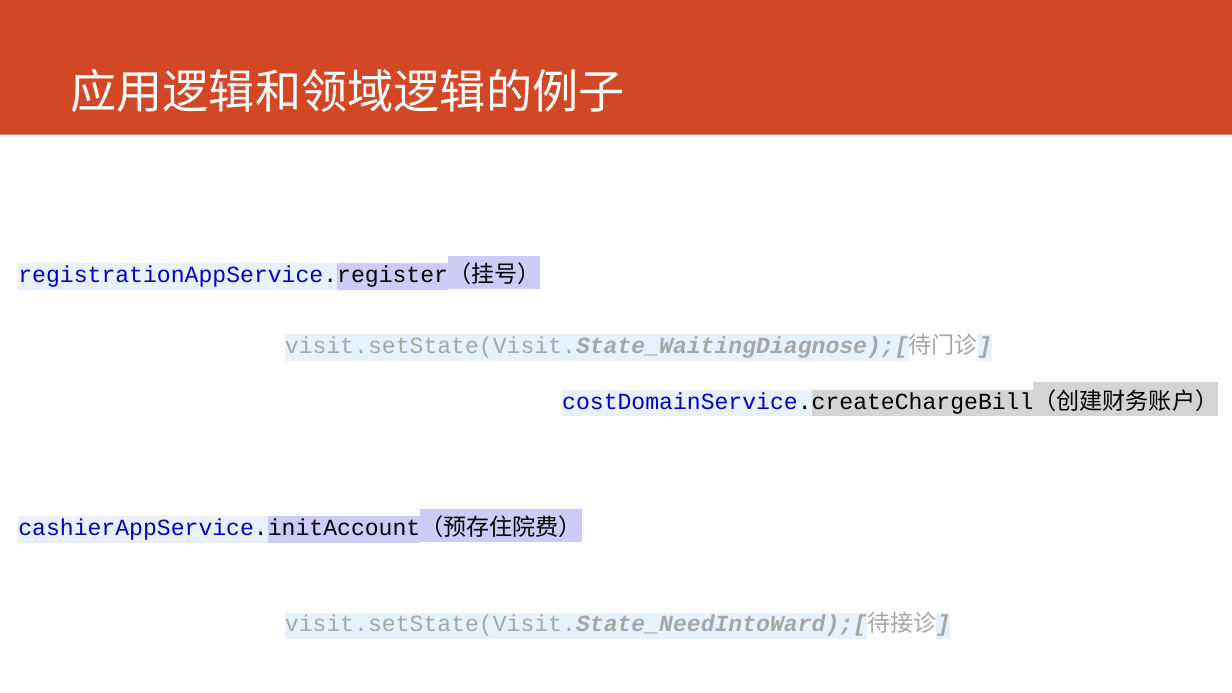
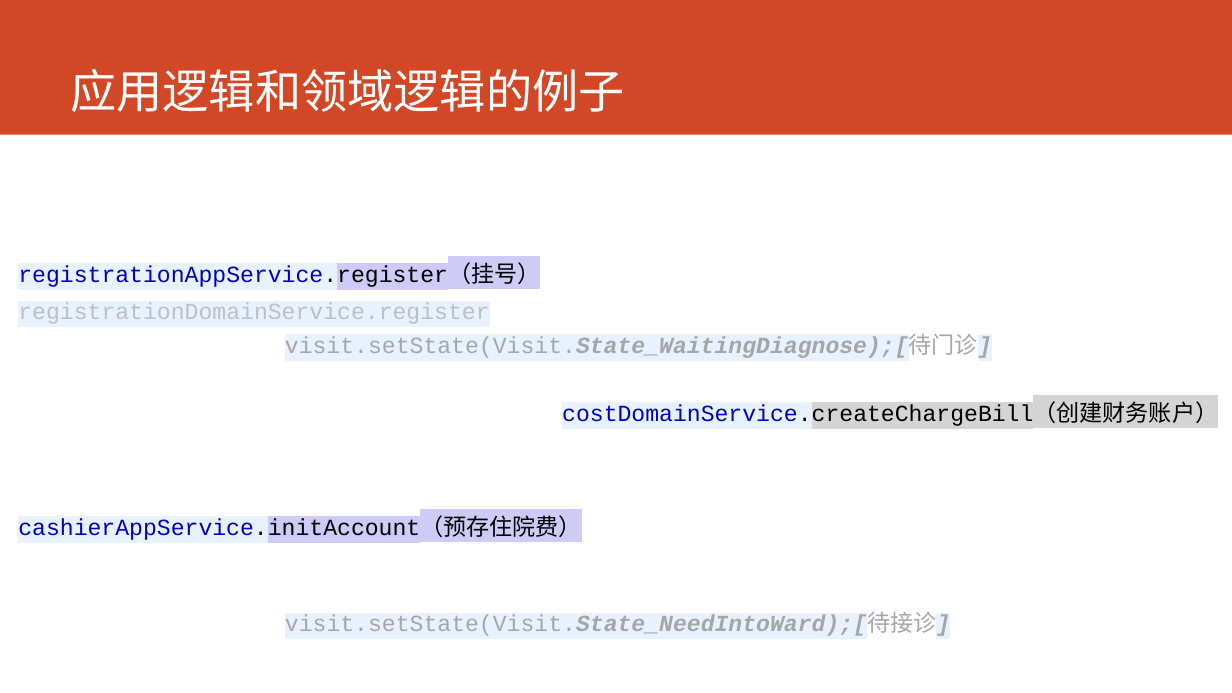
Before and after one commit to lixiangqi-github/hospital, a slide deck: slide 4 of doc/技术交流/技术交流-2017-8-28.pptx. Drawn at 1232x693 pixels with LibreOffice and Linux fonts; fonts in the diff are those of the drawing. Boxes give left, top, right and bottom in pixels: in the first picture for what was removed or moved away, otherwise in the second. Text is boxed around its words. In the diff, an @@ line names an element or a change of style, - is before the commit and + after.

```diff
--- a/doc/技术交流/技术交流-2017-8-28.pptx
+++ b/doc/技术交流/技术交流-2017-8-28.pptx
@@ text added at (x1=18, y1=303, x2=489, y2=324), 18 pt, text #BFBFBF @@
+registrationDomainService.register
@@ text "costDomainService.createChargeBill（创建财务账户）" moved from (x1=562, y1=392, x2=1218, y2=416) to (x1=562, y1=404, x2=1218, y2=428) @@
```
Also in this commit, not shown: 1 slide added.
